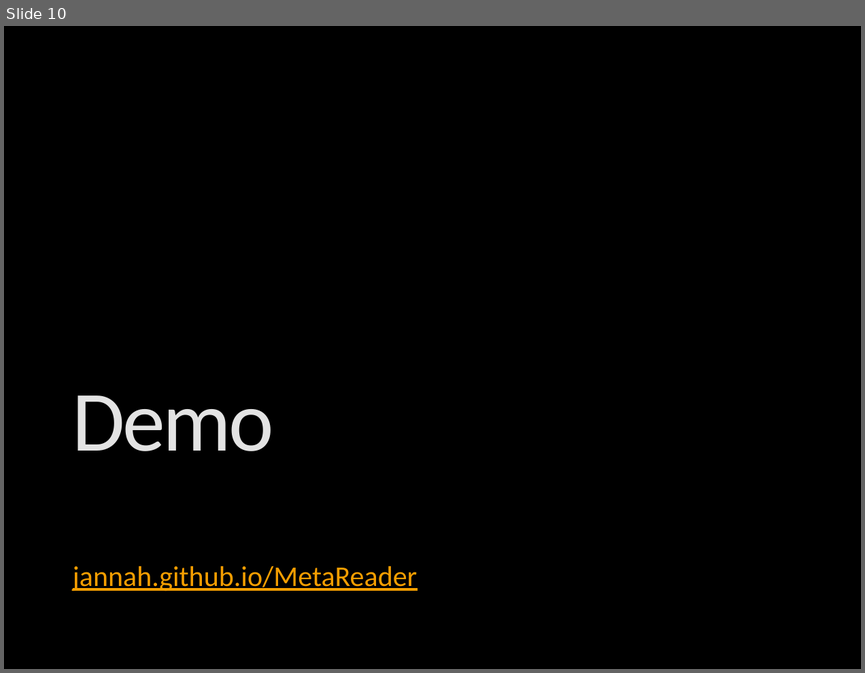
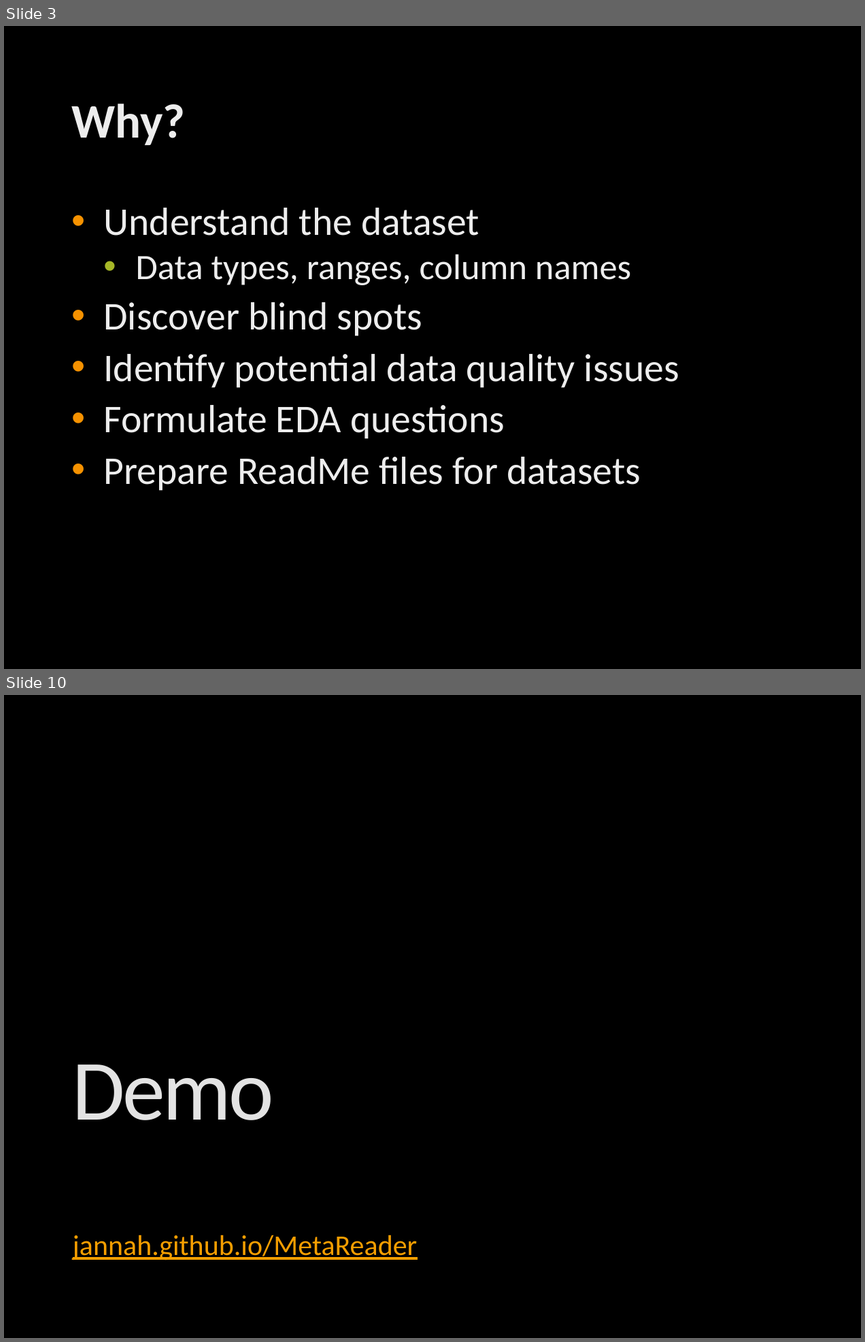
Before and after one commit to jannah/MetaReader, a slide deck: MetaReader.pptx. Shown one above the other, each under a label of ours: slide 10 before the commit, slides 3 and 10 after it; the slides between them are not shown. The pictures are 865x673 and 865x1342 pixels, drawn with LibreOffice and Linux fonts; fonts in the diff are those of the drawing; background and template pictures are left out. Boxes give left, top, right and bottom in pixels: in the first picture for what was removed or moved away, otherwise in the second. Text is boxed around its words. In the diff, an @@ line names an element or a change of style, - is before the commit and + after.

```diff
--- a/MetaReader.pptx
+++ b/MetaReader.pptx
@@ slide 3 added at (4,26,861,669), background picture (left out) @@
@@ title added at (71,104,185,145), 40.5 pt, text gradient #BFBFBF to #EDEDED to #FFFFFF, bold @@
+Why?
@@ text added at (103,208,679,490), 33 pt, text gradient #BFBFBF to #EDEDED to #FFFFFF @@
+• Understand the dataset
+  • Data types, ranges, column names
+• Discover blind spots
+• Identify potential data quality issues
+• Formulate EDA questions
+• Prepare ReadMe files for datasets
```
Also in this commit, not shown: 9 slides changed, 1 other file.
